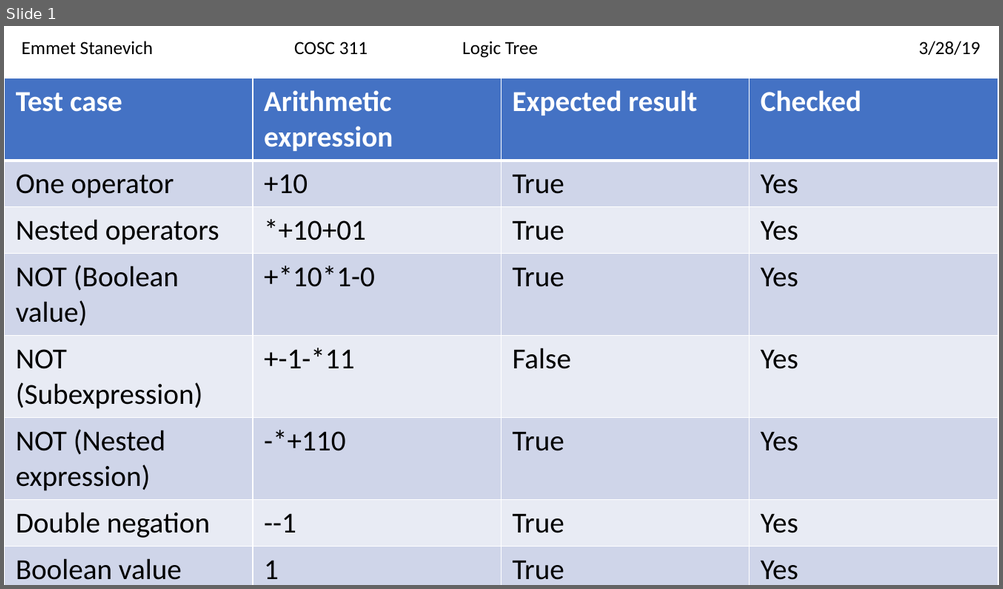
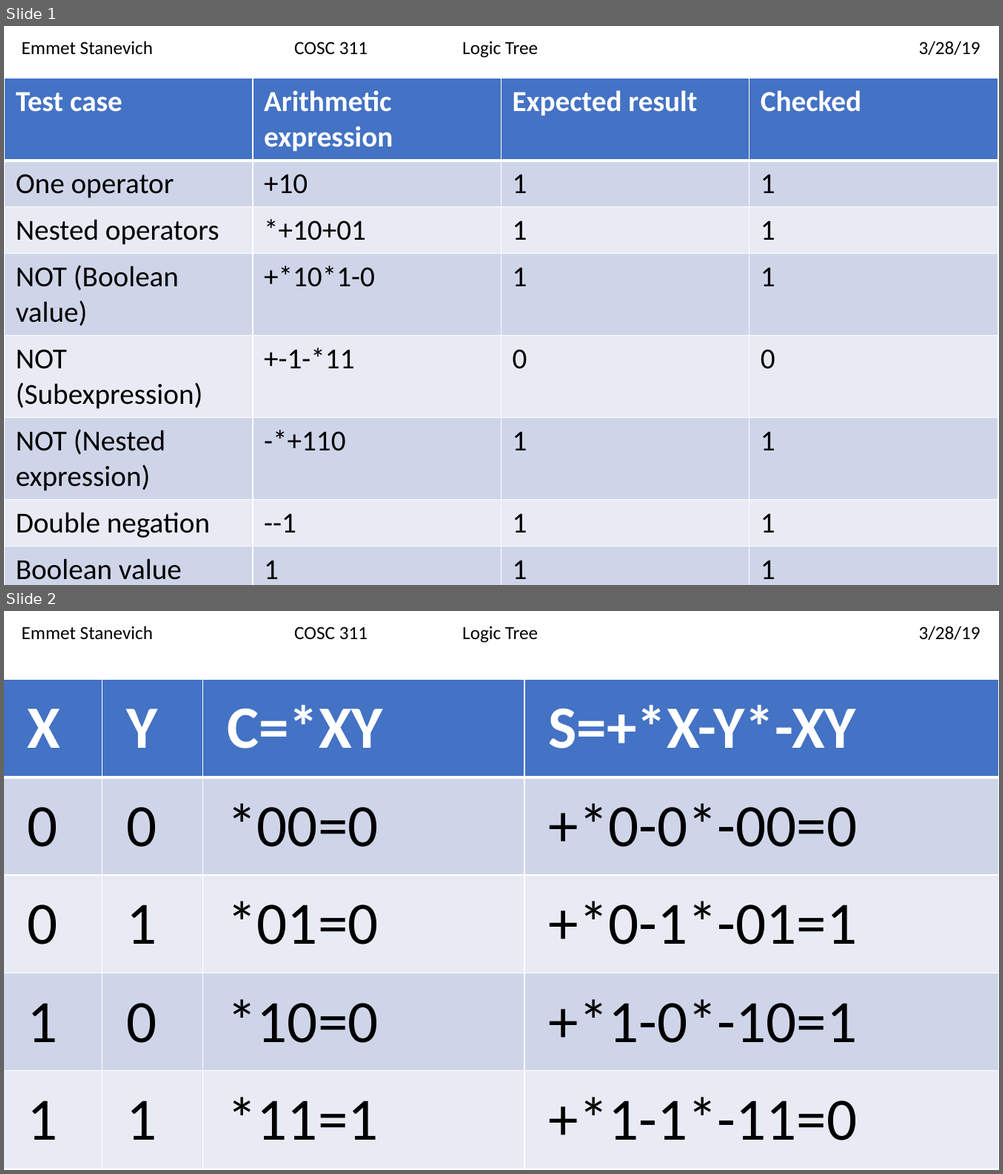
Before and after one commit to BlastoiseBlue/COSC311, a slide deck: emmetExprTree/src/LogicTreeTestPlan.pptx. Shown one above the other, each under a label of ours: slide 1 before the commit, slides 1 and 2 after it. The pictures are 1003x589 and 1003x1174 pixels, drawn with LibreOffice and Linux fonts; fonts in the diff are those of the drawing. Boxes give left, top, right and bottom in pixels: in the first picture for what was removed or moved away, otherwise in the second. Text is boxed around its words. In the diff, an @@ line names an element or a change of style, - is before the commit and + after.

Commit message:
Added second slide to the presentation
Also added .pdf copy

```diff
--- a/emmetExprTree/src/LogicTreeTestPlan.pptx
+++ b/emmetExprTree/src/LogicTreeTestPlan.pptx
@@ slide 2 added at (x1=4, y1=611, x2=999, y2=1170), background #FFFFFF @@
@@ text added at (x1=22, y1=626, x2=153, y2=639), 18 pt, text #000000 @@
+Emmet Stanevich
@@ text added at (x1=294, y1=627, x2=367, y2=639), 18 pt, text #000000 @@
+COSC 311
@@ text added at (x1=462, y1=626, x2=538, y2=643), 18 pt, text #000000 @@
+Logic Tree
@@ text added at (x1=919, y1=626, x2=980, y2=640), 18 pt, text #000000 @@
+3/28/19
@@ table added at (x1=4, y1=680, x2=999, y2=1170), 5 rows, 4 columns @@
+X | Y | C=*XY | S=+*X-Y*-XY
+0 | 0 | *00=0 | +*0-0*-00=0
+0 | 1 | *01=0 | +*0-1*-01=1
+1 | 0 | *10=0 | +*1-0*-10=1
+1 | 1 | *11=1 | +*1-1*-11=0
@@ slide 1 changed as well @@
@@ table at (x1=5, y1=79, x2=999, y2=585) @@
-row 2, column 3: True
+row 2, column 3: 1
-row 2, column 4: Yes
+row 2, column 4: 1
-row 3, column 3: True
+row 3, column 3: 1
-row 3, column 4: Yes
+row 3, column 4: 1
-row 4, column 3: True
+row 4, column 3: 1
-row 4, column 4: Yes
+row 4, column 4: 1
-row 5, column 3: False
+row 5, column 3: 0
-row 5, column 4: Yes
+row 5, column 4: 0
-row 6, column 3: True
+row 6, column 3: 1
-row 6, column 4: Yes
+row 6, column 4: 1
-row 7, column 3: True
+row 7, column 3: 1
-row 7, column 4: Yes
+row 7, column 4: 1
-row 8, column 3: True
+row 8, column 3: 1
-row 8, column 4: Yes
+row 8, column 4: 1
```
Also in this commit, not shown: 1 other file.
